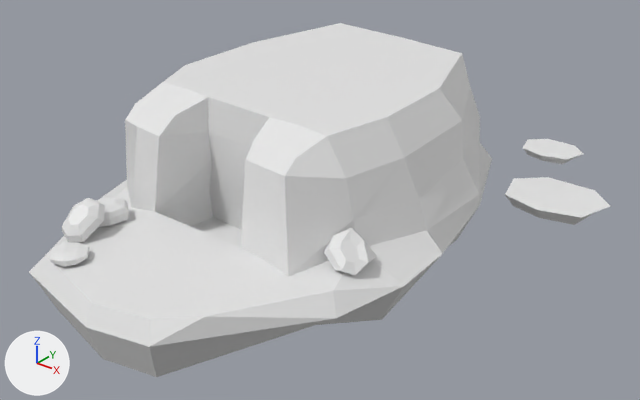
The FBX model BlenderWorldAssets/StatueIsland.fbx as it was, and as the next commit left it.
One viewpoint serves both versions: a 50 mm lens placed at (34.3, 22.3, 18.5), pointed at (13.8, 47.9, 2.6). The lights are fixed; the arrows at lower left show +X, +Y and +Z. Where no turn or scale is listed for an object, it has been applied to the vertices.

Before the edit, the objects in view are built like this:
```python
ob_cylinder = bpy.data.objects.new('Cylinder', me_cylinder_001)
ob_cylinder.location = (10.69, 44.61, 1.99)
ob_cylinder_004 = bpy.data.objects.new('Cylinder.004', me_cylinder_007)
ob_cylinder_004.location = (21.14, 54.41, 2.36)
ob_cylinder_005 = bpy.data.objects.new('Cylinder.005', me_cylinder_008)
ob_cylinder_005.location = (19.49, 57.33, 3.19)
ob_cylinder_006 = bpy.data.objects.new('Cylinder.006', me_cylinder_002)
ob_cylinder_006.location = (8.85, 40.86, 3.19)
ob_cylinder_007 = bpy.data.objects.new('Cylinder.007', me_cylinder_004)
ob_cylinder_007.location = (9.22, 39.82, 3.37)
ob_cylinder_008 = bpy.data.objects.new('Cylinder.008', me_cylinder_009)
ob_cylinder_008.location = (10.34, 38.15, 3.16)
ob_cylinder_009 = bpy.data.objects.new('Cylinder.009', me_cylinder_010)
ob_cylinder_009.location = (18.05, 44.13, 3.22)
```
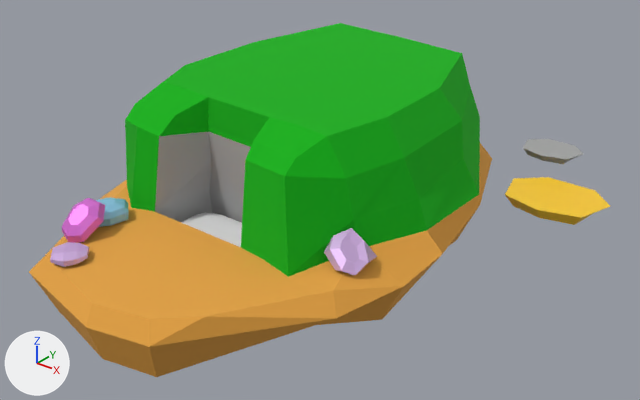
Patch to the scene script:
```diff
--- a/BlenderWorldAssets/StatueIsland.fbx.py
+++ b/BlenderWorldAssets/StatueIsland.fbx.py
@@ mat_gras @@
+mat_gras = principled_material('Gras')
+mat_gras.base_color = (0.0, 0.434, 0.00206)  # green #00b007
+mat_gras.roughness = 1.0
@@ mat_earth @@
+mat_earth = principled_material('Earth')
+mat_earth.base_color = (0.8, 0.371, 0.0537)  # orange #e7a442
+mat_earth.roughness = 0.913
@@ me_cylinder_001 @@
 me_cylinder_001.from_pydata(...)  # 127 vertices, 126 faces; spans x -6.5..9.3, y -8.3..16.2, z -1.4..5.2
+# me_cylinder_001 part 1: 35 of the faces centred in x -6.1..8.7, y -7.8..5.4, z -1.3..1.0 switch from no material to mat_earth (orange #e7a442)
+# me_cylinder_001 part 2: 16 of the faces centred in x -5.6..7.0, y 9.5..15.9, z -0.6..1.2 switch from no material to mat_earth (orange #e7a442)
+# me_cylinder_001 part 3: 34 of the faces centred in x -5.5..8.0, y -2.0..5.2, z 1.4..5.1 switch from no material to mat_gras (green #00b007)
+# me_cylinder_001 part 4: 14 of the faces centred in x -5.1..6.7, y 9.4..12.7, z 1.6..5.0 switch from no material to mat_gras (green #00b007)
+# me_cylinder_001 part 5: all 11 faces centred in x -0.7..3.5, y -2.2..0.4, z -0.3..3.1 switch from no material to mat_rock (grey #a6a6a6)
@@ me_cylinder_002 @@
 me_cylinder_002.from_pydata(...)  # 28 vertices, 23 faces; spans x -0.77..0.87, y -0.95..0.99, z -0.14..0.53
+me_cylinder_002.materials.append(mat_stein_3)  # blue #8cc8e7
@@ me_cylinder_008 @@
 me_cylinder_008.from_pydata(...)  # 14 vertices, 9 faces; spans x -1.36..1.36, y -1.12..0.88, z -0.17..0.17
+me_cylinder_008.materials.append(mat_rock)  # grey #a6a6a6
@@ me_cylinder_010 @@
 me_cylinder_010.from_pydata(...)  # 28 vertices, 24 faces; spans x -0.53..1.01, y -1.03..0.7, z -0.41..0.94
+me_cylinder_010.materials.append(mat_stein_1)  # purple #d7b5e7
@@ me_cylinder_004 @@
 me_cylinder_004.from_pydata(...)  # 28 vertices, 23 faces; spans x -0.65..0.73, y -1.06..0.57, z -0.45..0.86
+me_cylinder_004.materials.append(mat_stein_4)  # pink #e779e4
@@ me_cylinder_007 @@
 me_cylinder_007.from_pydata(...)  # 14 vertices, 9 faces; spans x -2.18..2.18, y -1.81..1.41, z -0.27..0.27
+me_cylinder_007.materials.append(mat_unterwasser)  # yellow #ffcc2b
@@ me_cylinder_009 @@
 me_cylinder_009.from_pydata(...)  # 28 vertices, 23 faces; spans x -0.831..0.658, y -0.744..0.677, z -0.225..0.228
+me_cylinder_009.materials.append(mat_stein_1)  # purple #d7b5e7
@@ ob_cube_006 @@
+ob_cube_006 = bpy.data.objects.new('Cube.006', me_cube_019)  # 96 vertices, 98 faces; spans x -1.88..1.88, y -1.16..1.16, z -0.27..0.32
+ob_cube_006.location = (12.08, 43.75, 2.08)
```

What differs and where, as boxes (x1, y1, x2, y2) in the pictures (640 x 400 px):
'Cylinder.004', recoloured (white to yellow): (505, 177, 610, 225) in both
'Cylinder.009', recoloured (white to purple): (324, 228, 377, 276) in both
'Cylinder.007', recoloured (white to pink): (62, 198, 105, 243) in both
'Cube.006', added: after (181, 212, 242, 247)
'Cylinder.005', recoloured (white to grey): (523, 139, 583, 164) in both
'Cylinder.008', recoloured (white to purple): (50, 242, 89, 267) in both
'Cylinder.006', recoloured: (96, 197, 129, 227) in both
part 1 of me_cylinder_001, recoloured (white to orange): (29, 180, 480, 377) in both
part 2 of me_cylinder_001, recoloured: (479, 143, 492, 203) in both
part 3 of me_cylinder_001, recoloured (white to green): (125, 23, 479, 277) in both
part 4 of me_cylinder_001, recoloured (grey to green): (440, 54, 480, 192) in both
part 5 of me_cylinder_001, recoloured: (155, 132, 251, 223) in both
